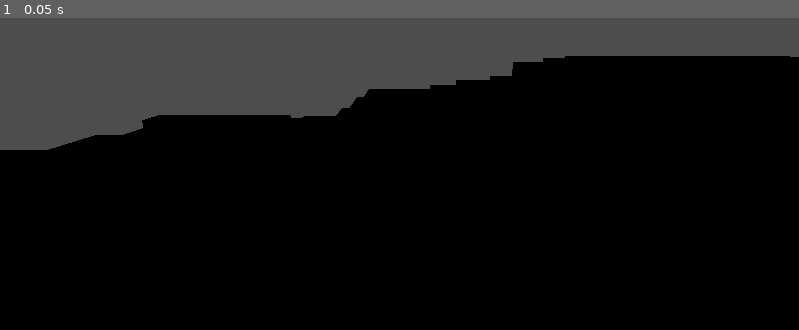
Above: before the commit, frame 1.
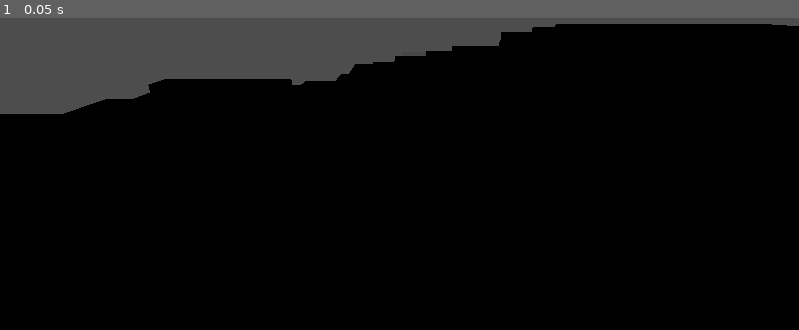
Above: after the commit, the same moment.

Repository: RatedMForMormon/terracraft
Game: Godot game, scene res://scenes/world.tscn
The game is run twice, just before and just after one commit, with the same random seed, the same clock (stepped at 60 frames per second) and the same inputs.
Inputs:
- Up to frame 1 (0.05 s): no input

The runs differ from the first frame. In frame 1, 11% of the frame differs, in the area x 0-100%, y 1-43%.

Commit message:
[major changes] changed visible player mesh, added raycast, added mouse position indicator, updated player size so one block is one foot

Diff:
--- a/scenes/player.tscn
+++ b/scenes/player.tscn
@@ -1,22 +1,48 @@
-[gd_scene load_steps=3 format=3 uid="uid://cjp5abqwsg25k"]
+[gd_scene load_steps=8 format=3 uid="uid://dj26mkfiq6x5g"]
 
 [ext_resource type="Script" path="res://scripts/player.gd" id="1_0vscq"]
+[ext_resource type="Script" path="res://scripts/Neck.gd" id="2_iqpf0"]
+[ext_resource type="Script" path="res://scenes/Camera3D.gd" id="3_tily6"]
 
 [sub_resource type="CapsuleShape3D" id="CapsuleShape3D_1hs5c"]
 height = 1.83
 
+[sub_resource type="BoxMesh" id="BoxMesh_wax8b"]
+size = Vector3(0.8, 1.8, 0.8)
+
+[sub_resource type="StandardMaterial3D" id="StandardMaterial3D_jwupx"]
+transparency = 1
+albedo_color = Color(1, 1, 0, 0.0705882)
+
+[sub_resource type="BoxMesh" id="BoxMesh_dc1kl"]
+material = SubResource("StandardMaterial3D_jwupx")
+size = Vector3(0.66, 0.66, 0.66)
+
 [node name="player" type="CharacterBody3D"]
-transform = Transform3D(1, 0, 0, 0, 1, 0, 0, 0, 1, 0, 1, 0)
+transform = Transform3D(1.6, 0, 0, 0, 1.6, 0, 0, 0, 1.6, 0, 1, 0)
 script = ExtResource("1_0vscq")
 
 [node name="CollisionShape3D" type="CollisionShape3D" parent="."]
 shape = SubResource("CapsuleShape3D_1hs5c")
 
-[node name="CSGBox3D" type="CSGBox3D" parent="."]
-size = Vector3(0.9, 1.8, 0.9)
+[node name="player visible" type="MeshInstance3D" parent="."]
+mesh = SubResource("BoxMesh_wax8b")
 
-[node name="Head" type="Node3D" parent="."]
+[node name="Neck" type="Node3D" parent="."]
+script = ExtResource("2_iqpf0")
+
+[node name="Head" type="Node3D" parent="Neck"]
 transform = Transform3D(1, 0, 0, 0, 1, 0, 0, 0, 1, 0, 0.8, 0)
 
-[node name="Camera3D" type="Camera3D" parent="Head"]
-transform = Transform3D(1, 0, 0, 0, 0.975642, 0.219369, 0, -0.219369, 0.975642, 0, 0.806246, 3.78243)
+[node name="Camera3D" type="Camera3D" parent="Neck/Head"]
+transform = Transform3D(1, 0, 0, 0, 0.939693, 0.34202, 0, -0.34202, 0.939693, 0, 1, 4)
+script = ExtResource("3_tily6")
+
+[node name="RayCast3D" type="RayCast3D" parent="Neck/Head/Camera3D"]
+target_position = Vector3(0, 0, -15)
+debug_shape_custom_color = Color(0, 0.0313726, 0, 1)
+
+[node name="MeshInstance3D" type="MeshInstance3D" parent="."]
+transform = Transform3D(1.01, 0, 0, 0, 1.01, 0, 0, 0, 1.01, 0, 0, 0)
+top_level = true
+mesh = SubResource("BoxMesh_dc1kl")
